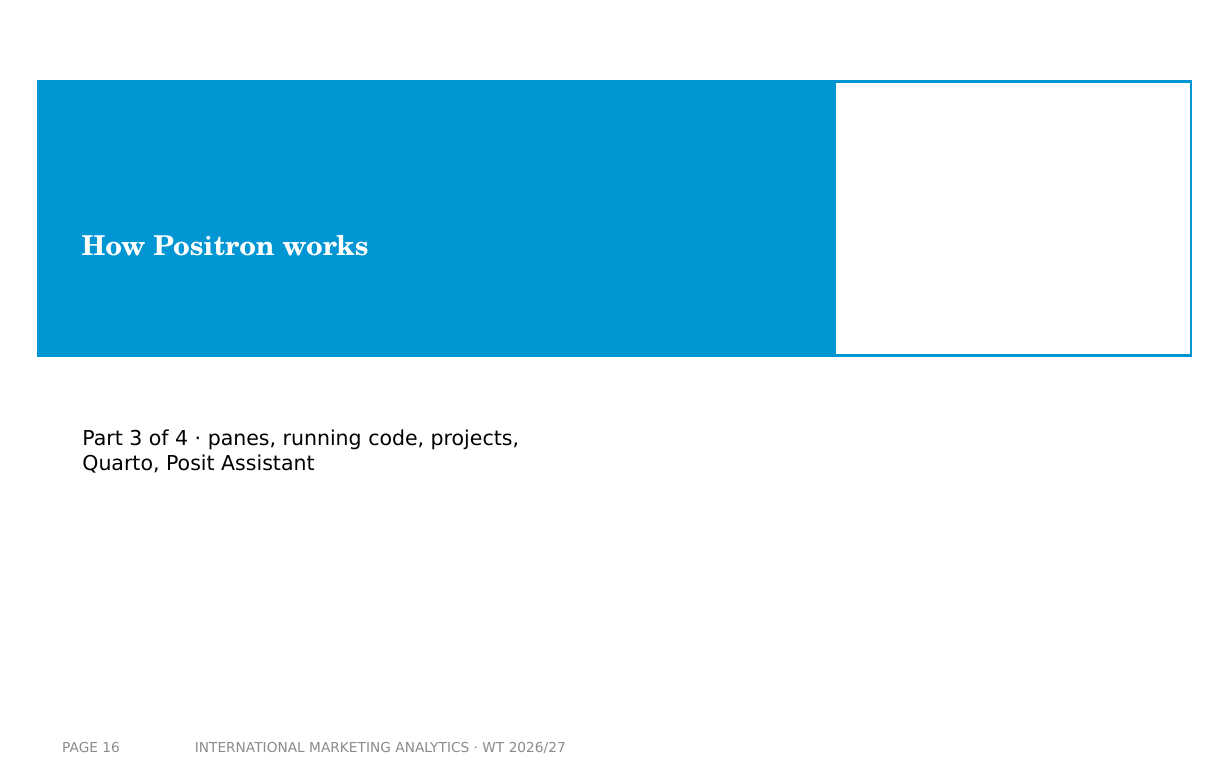
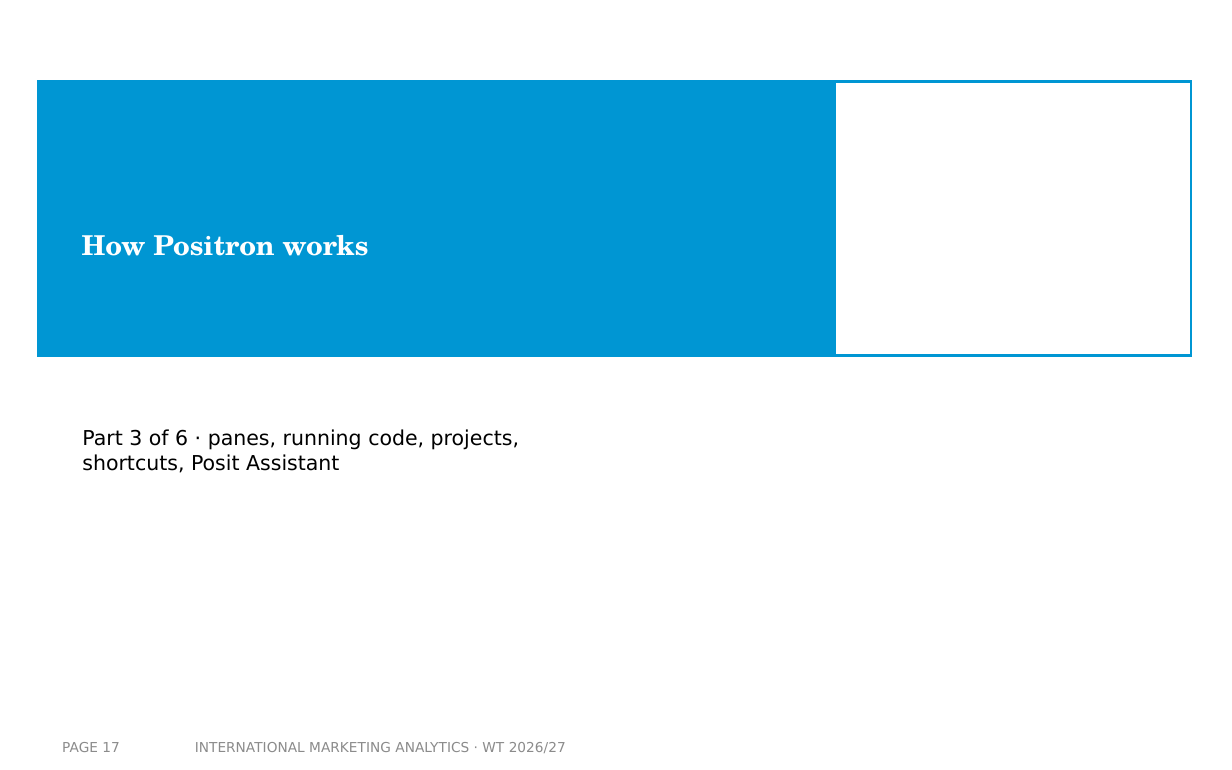
Before and after one commit to arnefloh-wu/International-Marketing-Analytics, a slide deck: slide 17 of slides/01a_setup-and-registration_WT26-27.pptx (slide 16 before the commit). Drawn at 1232x770 pixels with LibreOffice and Linux fonts; fonts in the diff are those of the drawing; background and template pictures are left out. Boxes give left, top, right and bottom in pixels: in the first picture for what was removed or moved away, otherwise in the second. Text is boxed around its words. In the diff, an @@ line names an element or a change of style, - is before the commit and + after.

```diff
--- a/slides/01a_setup-and-registration_WT26-27.pptx
+++ b/slides/01a_setup-and-registration_WT26-27.pptx
@@ text at (x1=82, y1=429, x2=519, y2=473): text changed @@
-Part 3 of 4 · panes, running code, projects, Quarto, Posit Assistant
+Part 3 of 6 · panes, running code, projects, shortcuts, Posit Assistant
@@ page number at (x1=62, y1=742, x2=119, y2=752): text changed @@
-PAGE 16
+PAGE 17
```
Also in this commit, not shown: 6 other slides changed, 9 slides added, 1 slide removed, 12 other files.
